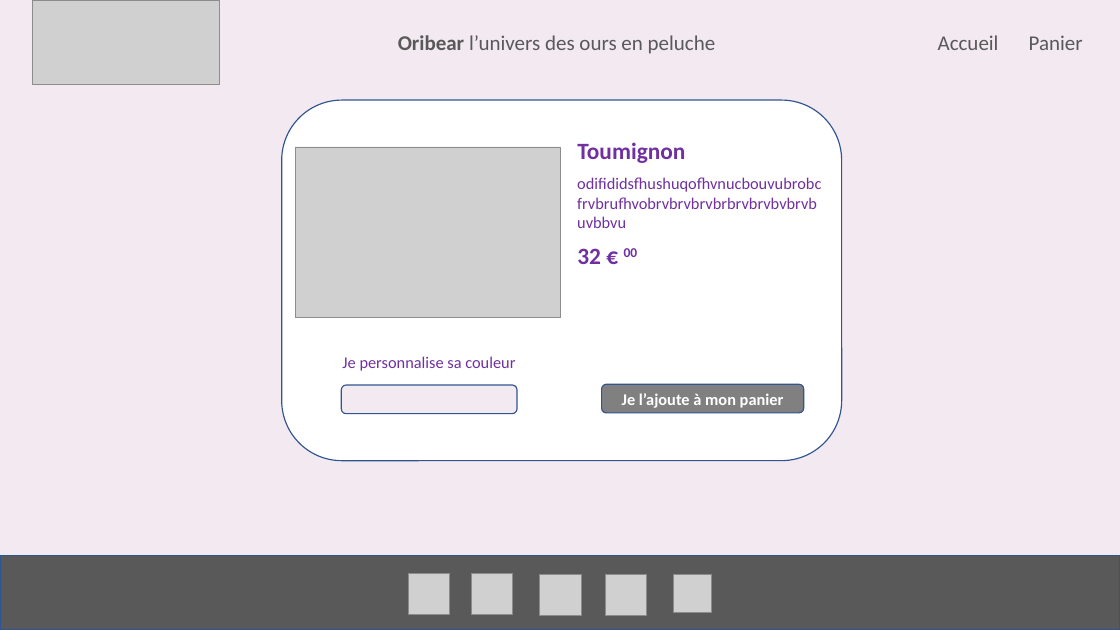
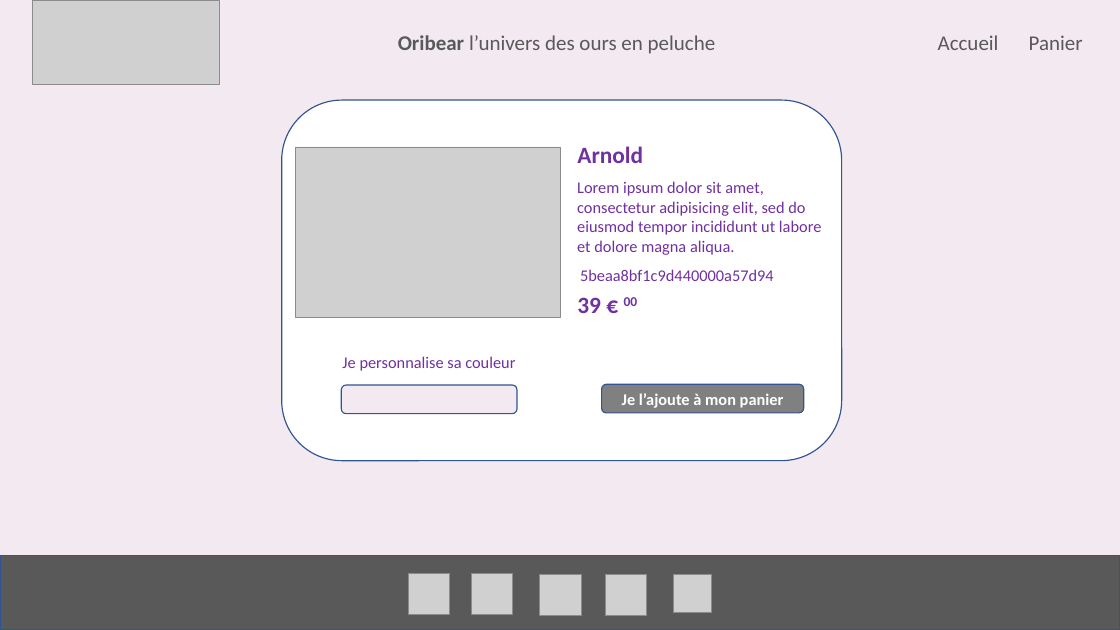
Before and after one commit to darethlao/orinoco, a slide deck: slide 3 of design marquette/orinoco_webdesign_model.pptx. Drawn at 1120x630 pixels with LibreOffice and Linux fonts; fonts in the diff are those of the drawing; grey boxes stand for pictures; background and template pictures are left out. Boxes give left, top, right and bottom in pixels: in the first picture for what was removed or moved away, otherwise in the second. Text is boxed around its words. In the diff, an @@ line names an element or a change of style, - is before the commit and + after.

```diff
--- a/design marquette/orinoco_webdesign_model.pptx
+++ b/design marquette/orinoco_webdesign_model.pptx
@@ text removed at (577,142,685,163) @@
-Toumignon
@@ text added at (577,146,643,163), 20 pt, text #7030A0, bold @@
+Arnold
@@ text removed at (569,169,831,237) @@
-odifididsfhushuqofhvnucbouvubrobcfrvbrufhvobrvbrvbrvbrbrvbrvbvbrvbuvbbvu
@@ text added at (577,181,821,255), 14 pt, text #7030A0 @@
+Lorem ipsum dolor sit amet, consectetur adipisicing elit, sed do eiusmod tempor incididunt ut labore et dolore magna aliqua.
@@ text added at (580,269,774,281), 14 pt, text #7030A0 @@
+5beaa8bf1c9d440000a57d94
@@ text at (577,297,638,313): text changed @@
-32 € 00
+39 € 00
```
Also in this commit, not shown: 7 other slides changed, 1 slide added, 13 other files.
